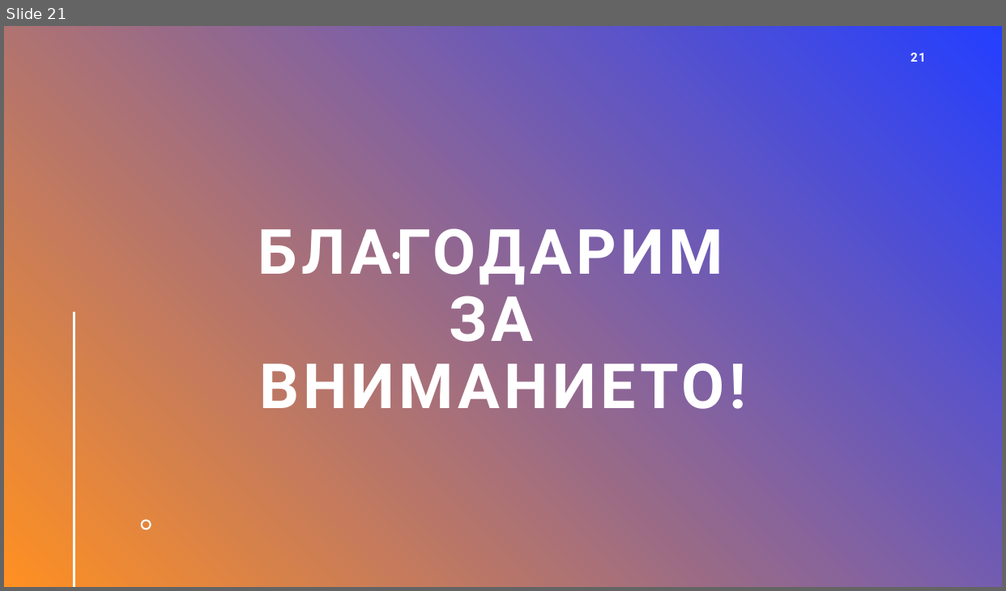
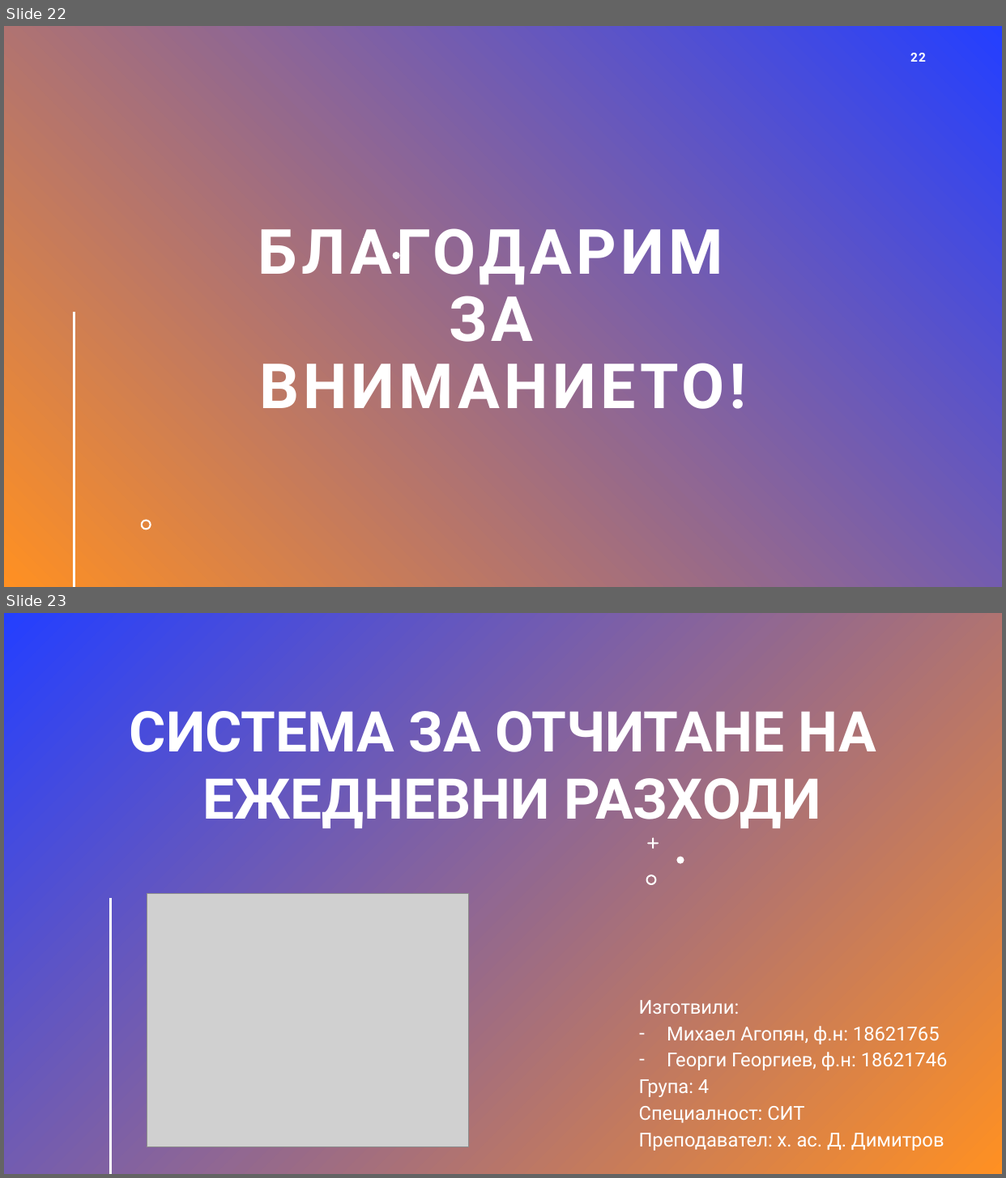
Before and after one commit to magopyan/Pocket-Finances, a slide deck: Documentation/Final Presentation/Presentation.pptx. Shown one above the other, each under a label of ours: slide 21 before the commit, slides 22 and 23 after it. The pictures are 1006x591 and 1006x1178 pixels, drawn with LibreOffice and Linux fonts; fonts in the diff are those of the drawing; grey boxes stand for pictures. Boxes give left, top, right and bottom in pixels: in the first picture for what was removed or moved away, otherwise in the second. Text is boxed around its words. In the diff, an @@ line names an element or a change of style, - is before the commit and + after.

```diff
--- a/Documentation/Final Presentation/Presentation.pptx
+++ b/Documentation/Final Presentation/Presentation.pptx
@@ slide 23 added at [4,613,1002,1174], background gradient #243FFF to #FF9022 @@
@@ title added at [130,711,876,832], 54 pt, text #FFFFFF, bold @@
+СИСТЕМА ЗА ОТЧИТАНЕ НА ЕЖЕДНЕВНИ РАЗХОДИ
@@ freeform shape added at [647,837,658,849], fill #FFFFFF @@
@@ freeform shape added at [646,875,657,885], fill #FFFFFF @@
@@ freeform shape added at [677,856,684,864], fill #FFFFFF @@
@@ line added from (110, 899) to (110, 1174), #FFFFFF 2 pt @@
@@ picture added at [147,894,469,1148] @@
@@ subtitle added at [639,1000,948,1151], 18.5 pt, text #FFFFFF @@
+Изготвили:
+– Михаел Агопян, ф.н: 18621765
+– Георги Георгиев, ф.н: 18621746
+Група: 4
+Специалност: СИТ
+Преподавател: х. ас. Д. Димитров
@@ what was slide 21 is now slide 22 @@
@@ page number at [910,53,926,62]: text changed @@
-21
+22
```
Also in this commit, not shown: 10 slides changed, 3 other slides added, 2 slides removed, 2 other files.
